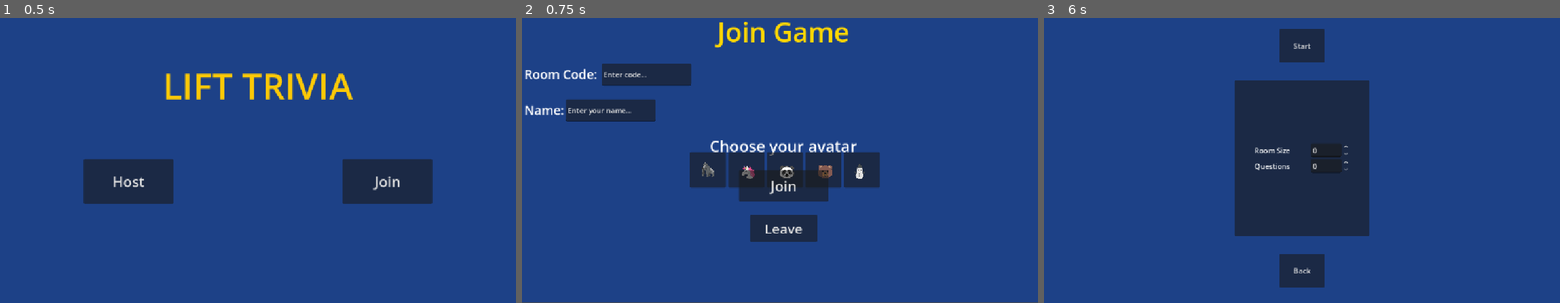
Above: before the commit, frames 1-3 (left to right).
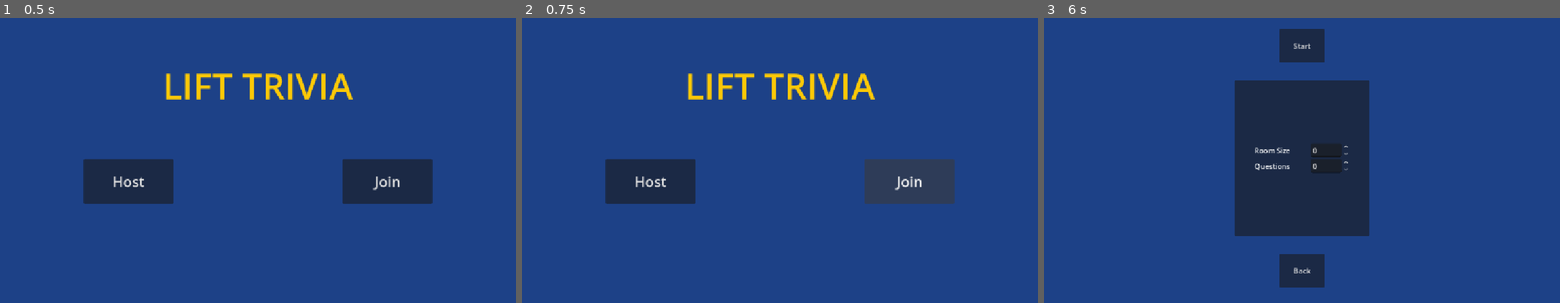
Above: after the commit, the same moments.

Repository: ttxit/lift-trivia
Game: Godot game, scene res://scenes/main.tscn
The game is run twice, just before and just after one commit, with the same random seed, the same clock (stepped at 60 frames per second) and the same inputs.
Inputs (mouse positions are in pixels of both pictures, inside the frame that each line leads up to):
- Up to frame 1 (0.5 s): no input
- Up to frame 2 (0.75 s): click "Join" at 0.5 s
- Up to frame 3 (6 s): click (1229, 169) at 1.25 s, where only the run before the commit has a clickable "🦍"; click (1265, 169) at 2 s, where only the run before the commit has a clickable "🦄"; click (1307, 169) at 2.75 s, where only the run before the commit has a clickable "🐼"; click (1343, 169) at 3.5 s, where only the run before the commit has a clickable "🐻"; click (1384, 169) at 4.25 s, where only the run before the commit has a clickable "⛄"; click (1307, 228) at 5 s, where only the run before the commit has a clickable "Leave"; click "Host" at 5.75 s

Frame 1 is identical in both runs. In frame 2, 17% of the frame differs, in the area x 0-100%, y 1-100%; in frame 3, nothing differs.

Commit message:
Revert "Added Player screen before game"
This reverts commit 368d49fad8adb3484f3546f673317fa79e6dfe05.

Diff:
--- a/scenes/main_menu.tscn
+++ b/scenes/main_menu.tscn
@@ -64,4 +64,3 @@
 "
 
 [connection signal="pressed" from="VBoxContainer/HBoxContainer/Host" to="." method="_on_host_pressed"]
-[connection signal="pressed" from="VBoxContainer/HBoxContainer/Join" to="." method="_on_join_pressed"]
--- a/scenes/player_join.gd
+++ /dev/null
@@ -1,11 +0,0 @@
-extends Control
-
-
-# Called when the node enters the scene tree for the first time.
-func _ready() -> void:
-	pass # Replace with function body.
-
-
-# Called every frame. 'delta' is the elapsed time since the previous frame.
-func _process(delta: float) -> void:
-	pass
--- a/scenes/player_join.tscn
+++ /dev/null
@@ -1,197 +0,0 @@
-[gd_scene format=3 uid="uid://w6xgeb020q2k"]
-
-[sub_resource type="GDScript" id="GDScript_cnoii"]
-resource_name = "player_join.gd"
-script/source = "extends Control
-
-var selected_avatar: String = \"\"
-
-func _on_join_pressed() -> void:
-	var room_code = $VBoxContainer/HBoxContainer/LineEdit.text.strip_edges()
-	var player_name = $VBoxContainer/HBoxContainer2/LineEdit.text.strip_edges()
-
-	if room_code == \"\":
-		print(\"Please enter a room code\")
-		return
-
-	if player_name == \"\":
-		print(\"Please enter your name\")
-		return
-
-	if selected_avatar == \"\":
-		print(\"Please select an avatar\")
-		return
-
-	# Hide join UI, show waiting message
-	$VBoxContainer/HBoxContainer.visible = false
-	$VBoxContainer/HBoxContainer2.visible = false
-	$VBoxContainer/AvatarLabel.visible = false
-	$VBoxContainer/AvatarRow.visible = false
-	$VBoxContainer/JoinButton.visible = false
-	$VBoxContainer/WaitingLabel.visible = true
-
-func _on_avatar_selected(emoji: String) -> void:
-	selected_avatar = emoji
-	print(\"Avatar selected: \" + emoji)
-
-func _on_leave_pressed() -> void:
-	SceneManager.change_view(\"res://scenes/main_menu.tscn\")
-"
-
-[sub_resource type="LabelSettings" id="LabelSettings_bx80g"]
-font_size = 60
-font_color = Color(1, 0.84313726, 0, 1)
-
-[sub_resource type="LabelSettings" id="LabelSettings_bqhge"]
-font_size = 28
-
-[sub_resource type="LabelSettings" id="LabelSettings_8fa8l"]
-font_size = 28
-
-[sub_resource type="LabelSettings" id="LabelSettings_a61v4"]
-font_size = 35
-
-[sub_resource type="LabelSettings" id="LabelSettings_vdffy"]
-font_size = 36
-font_color = Color(1, 0.84313726, 0, 1)
-
-[node name="PlayerJoin" type="Control" unique_id=217735044]
-layout_mode = 3
-anchors_preset = 0
-script = SubResource("GDScript_cnoii")
-
-[node name="ColorRect" type="ColorRect" parent="." unique_id=508475388]
-layout_mode = 1
-anchors_preset = 15
-anchor_right = 1.0
-anchor_bottom = 1.0
-offset_right = 1153.0
-offset_bottom = 645.0
-grow_horizontal = 2
-grow_vertical = 2
-color = Color(0.11372549, 0.25490198, 0.5294118, 1)
-
-[node name="VBoxContainer" type="VBoxContainer" parent="." unique_id=1402999388]
-layout_mode = 1
-anchors_preset = 15
-anchor_right = 1.0
-anchor_bottom = 1.0
-offset_left = 5.0
-offset_top = -1.0
-offset_right = 1163.0
-offset_bottom = 642.0
-grow_horizontal = 2
-grow_vertical = 2
-theme_override_constants/separation = 30
-
-[node name="title" type="Label" parent="VBoxContainer" unique_id=1991585127]
-layout_mode = 2
-text = "Join Game"
-label_settings = SubResource("LabelSettings_bx80g")
-horizontal_alignment = 1
-
-[node name="Room Code" type="HBoxContainer" parent="VBoxContainer" unique_id=348326002]
-layout_mode = 2
-
-[node name="Label" type="Label" parent="VBoxContainer/Room Code" unique_id=1472659830]
-layout_mode = 2
-text = "Room Code: "
-label_settings = SubResource("LabelSettings_bqhge")
-horizontal_alignment = 1
-
-[node name="LineEdit" type="LineEdit" parent="VBoxContainer/Room Code" unique_id=1692118766]
-custom_minimum_size = Vector2(200, 50)
-layout_mode = 2
-text = "Enter code..."
-
-[node name="Name Input" type="HBoxContainer" parent="VBoxContainer" unique_id=174280771]
-layout_mode = 2
-
-[node name="Label" type="Label" parent="VBoxContainer/Name Input" unique_id=194403668]
-layout_mode = 2
-text = "Name:"
-label_settings = SubResource("LabelSettings_8fa8l")
-horizontal_alignment = 1
-
-[node name="LineEdit" type="LineEdit" parent="VBoxContainer/Name Input" unique_id=978255612]
-custom_minimum_size = Vector2(200, 50)
-layout_mode = 2
-text = "Enter your name..."
-
-[node name="Avatar Selection" type="Label" parent="VBoxContainer" unique_id=402779116]
-layout_mode = 2
-theme_override_font_sizes/font_size = 40
-text = "Choose your avatar"
-label_settings = SubResource("LabelSettings_a61v4")
-horizontal_alignment = 1
-
-[node name="List" type="HBoxContainer" parent="VBoxContainer/Avatar Selection" unique_id=1533232940]
-layout_mode = 1
-anchors_preset = -1
-anchor_right = 0.035
-anchor_bottom = 1.0
-offset_left = 389.0
-offset_top = 38.0
-offset_right = 733.47
-offset_bottom = 64.0
-grow_horizontal = 2
-theme_override_constants/separation = 6
-
-[node name="Avatar1" type="Button" parent="VBoxContainer/Avatar Selection/List" unique_id=195111648]
-custom_minimum_size = Vector2(80, 80)
-layout_mode = 2
-theme_override_font_sizes/font_size = 36
-text = "🦍"
-
-[node name="Avatar2" type="Button" parent="VBoxContainer/Avatar Selection/List" unique_id=1661419154]
-custom_minimum_size = Vector2(80, 80)
-layout_mode = 2
-theme_override_font_sizes/font_size = 36
-text = " 🦄"
-
-[node name="Avatar3" type="Button" parent="VBoxContainer/Avatar Selection/List" unique_id=999200295]
-custom_minimum_size = Vector2(80, 80)
-layout_mode = 2
-theme_override_font_sizes/font_size = 36
-text = " 🐼"
-
-[node name="Avatar4" type="Button" parent="VBoxContainer/Avatar Selection/List" unique_id=438546183]
-custom_minimum_size = Vector2(80, 80)
-layout_mode = 2
-theme_override_font_sizes/font_size = 36
-text = " 🐻"
-
-[node name="Avatar5" type="Button" parent="VBoxContainer/Avatar Selection/List" unique_id=1751041837]
-custom_minimum_size = Vector2(80, 80)
-layout_mode = 2
-theme_override_font_sizes/font_size = 36
-text = "⛄ "
-
-[node name="Join" type="Button" parent="VBoxContainer" unique_id=1138934809]
-custom_minimum_size = Vector2(200, 70)
-layout_mode = 2
-size_flags_horizontal = 4
-theme_override_font_sizes/font_size = 32
-text = "Join"
-
-[node name="Waiting Label" type="Label" parent="VBoxContainer" unique_id=1633801530]
-visible = false
-layout_mode = 2
-text = "Waiting for host..."
-label_settings = SubResource("LabelSettings_vdffy")
-horizontal_alignment = 1
-
-[node name="Leave" type="Button" parent="VBoxContainer" unique_id=562216564]
-custom_minimum_size = Vector2(150, 60)
-layout_mode = 2
-size_flags_horizontal = 4
-theme_override_font_sizes/font_size = 30
-text = "Leave"
-
-[connection signal="pressed" from="VBoxContainer/Avatar Selection/List/Avatar1" to="." method="_on_avatar_selected"]
-[connection signal="pressed" from="VBoxContainer/Avatar Selection/List/Avatar2" to="." method="_on_avatar_selected" binds= [" 🦄"]]
-[connection signal="pressed" from="VBoxContainer/Avatar Selection/List/Avatar3" to="." method="_on_avatar_selected" binds= [" 🐼"]]
-[connection signal="pressed" from="VBoxContainer/Avatar Selection/List/Avatar4" to="." method="_on_avatar_selected" binds= [" 🐻"]]
-[connection signal="pressed" from="VBoxContainer/Avatar Selection/List/Avatar5" to="." method="_on_avatar_selected" binds= ["⛄"]]
-[connection signal="pressed" from="VBoxContainer/Join" to="." method="_on_join_pressed"]
-[connection signal="pressed" from="VBoxContainer/Leave" to="." method="_on_leave_pressed"]
--- a/scripts/main_menu.gd
+++ b/scripts/main_menu.gd
@@ -4,6 +4,3 @@
 func _on_host_pressed() -> void:
 	SceneManager.change_view("res://scenes/room_creation.tscn")
 	pass
-
-func _on_join_pressed() -> void:
-	SceneManager.change_view("res://scenes/player_join.tscn")
--- a/scripts/player_join.gd
+++ /dev/null
@@ -1,36 +0,0 @@
-extends Control
-
-var selected_avatar: String = ""
-
-func _on_join_pressed() -> void:
-    #var room_code = $VBoxContainer/HBoxContainer/LineEdit.text.strip_edges()
-    #var player_name = $VBoxContainer/HBoxContainer2/LineEdit.text.strip_edges()
-
-    '''
-    if room_code == "":
-        print("Please enter a room code")
-        return
-
-    if player_name == "":
-        print("Please enter your name")
-        return
-
-    if selected_avatar == "":
-        print("Please select an avatar")
-        return
-    '''
-
-    # Hide join UI, show waiting message
-    $VBoxContainer/HBoxContainer.visible = false
-    $VBoxContainer/HBoxContainer2.visible = false
-    $VBoxContainer/AvatarLabel.visible = false
-    $VBoxContainer/AvatarRow.visible = false
-    $VBoxContainer/JoinButton.visible = false
-    $VBoxContainer/WaitingLabel.visible = true
-
-func _on_avatar_selected(emoji: String) -> void:
-    selected_avatar = emoji
-    print("Avatar selected: " + emoji)
-
-func _on_leave_pressed() -> void:
-    SceneManager.change_view("res://scenes/main_menu.tscn")
Renamed: scenes/waiting_room.tscn -> scenes/WaitingRoom.tscn
Not shown, removed: scenes/player_join.gd.uid
Not shown, removed: scripts/player_join.gd.uid
